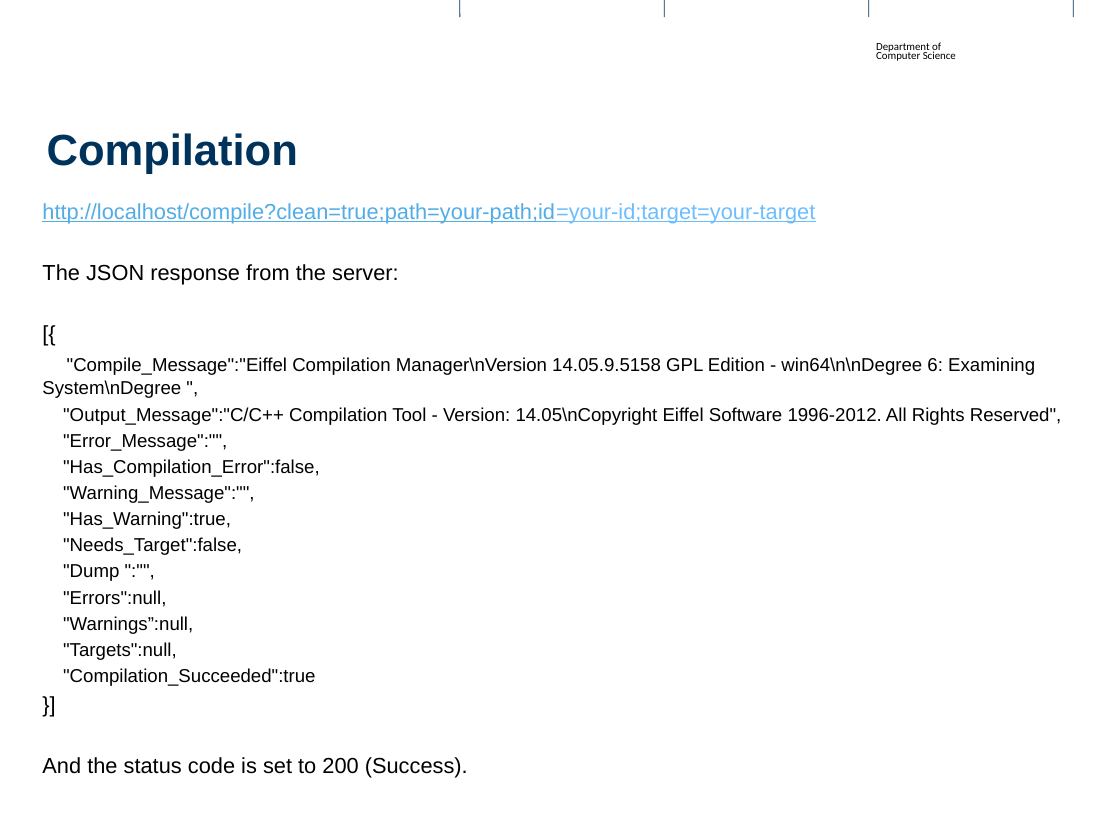
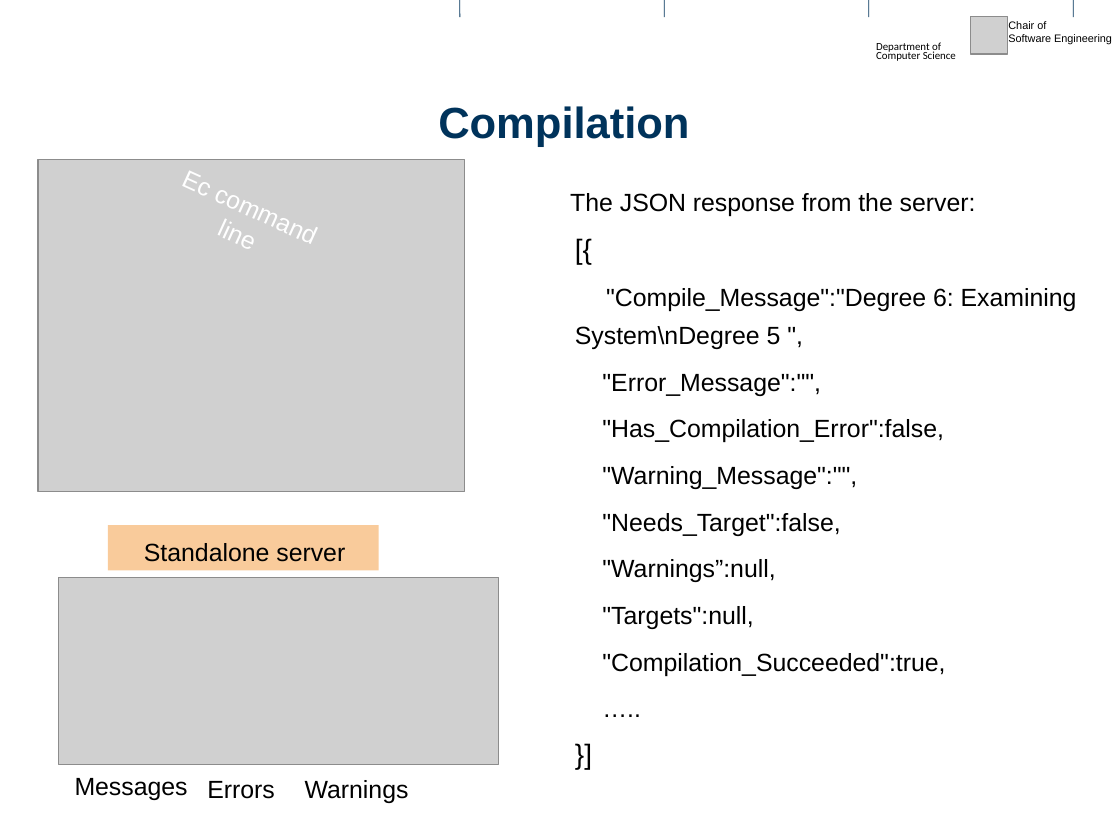
Before and after one commit to kediamanav/Mantra, a slide deck: slide 5 of server_app/my_project.pptx (slide 6 before the commit). Drawn at 1120x840 pixels with LibreOffice and Linux fonts; fonts in the diff are those of the drawing; grey boxes stand for pictures; background and template pictures are left out. Boxes give left, top, right and bottom in pixels: in the first picture for what was removed or moved away, otherwise in the second. Text is boxed around its words. In the diff, an @@ line names an element or a change of style, - is before the commit and + after.

```diff
--- a/server_app/my_project.pptx
+++ b/server_app/my_project.pptx
@@ picture added at (971, 17, 1008, 55) @@
@@ text added at (1008, 21, 1112, 44), 7 pt, text #000000 @@
+Chair of
+Software Engineering
@@ title "Compilation": place and size @@
-title "Compilation" at (47, 133, 298, 174)
+title "Compilation" at (438, 106, 689, 147)
@@ title "Compilation" at (438, 106, 689, 147): alignment left to centre @@
@@ picture added at (38, 159, 465, 492) @@
@@ text added at (180, 171, 251, 248), 16 pt, text #FFFFFF @@
+Ec command line
@@ text removed at (42, 203, 1062, 778) @@
-http://localhost/compile?clean=true;path=your-path;id=your-id;target=your-target
-The JSON response from the server:
-[{
-"Compile_Message":"Eiffel Compilation Manager\nVersion 14.05.9.5158 GPL Edition - win64\n\nDegree 6: Examining System\nDegree ",
-"Output_Message":"C/C++ Compilation Tool - Version: 14.05\nCopyright Eiffel Software 1996-2012. All Rights Reserved",
-"Error_Message":"",
-"Has_Compilation_Error":false,
-"Warning_Message":"",
-"Has_Warning":true,
-"Needs_Target":false,
-"Dump ":"",
-"Errors":null,
-"Warnings”:null,
-"Targets":null,
-"Compilation_Succeeded":true
-}]
-And the status code is set to 200 (Success).
@@ text added at (570, 193, 976, 216), 16 pt, text #000000 @@
+The JSON response from the server:
@@ text added at (575, 288, 1077, 676), 16 pt, text #000000 @@
+[{
+"Compile_Message":"Degree 6: Examining System\nDegree 5 ",
+"Error_Message":"",
+"Has_Compilation_Error":false,
+"Warning_Message":"",
+"Needs_Target":false,
+"Warnings”:null,
+"Targets":null,
+"Compilation_Succeeded":true,
+…..
+}]
@@ rectangle added at (108, 525, 379, 570), fill #F9CB9B @@
@@ text added at (144, 543, 345, 562), 16 pt, text #000000 @@
+Standalone server
@@ picture added at (59, 577, 500, 764) @@
@@ text added at (75, 778, 188, 800), 16 pt, text #000000 @@
+Messages
@@ text added at (207, 781, 275, 799), 16 pt, text #000000 @@
+Errors
@@ text added at (305, 780, 409, 803), 16 pt, text #000000 @@
+Warnings
```
Also in this commit, not shown: 13 other slides changed, 2 slides added, 4 slides removed, 4 other files.
